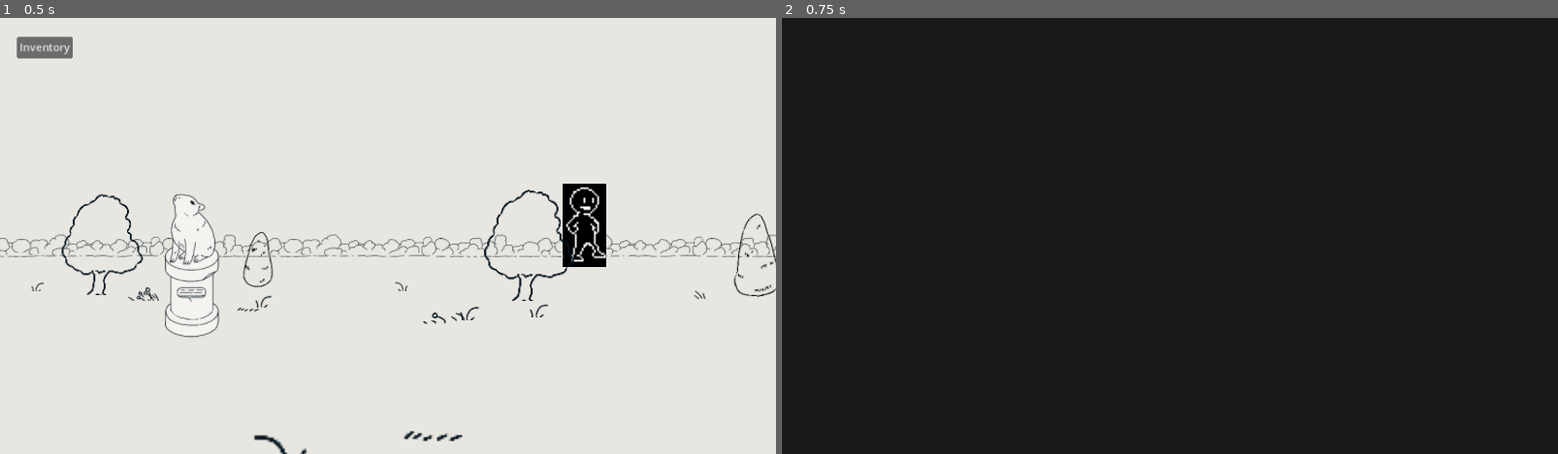
Above: before the commit, frames 1-2 (left to right).
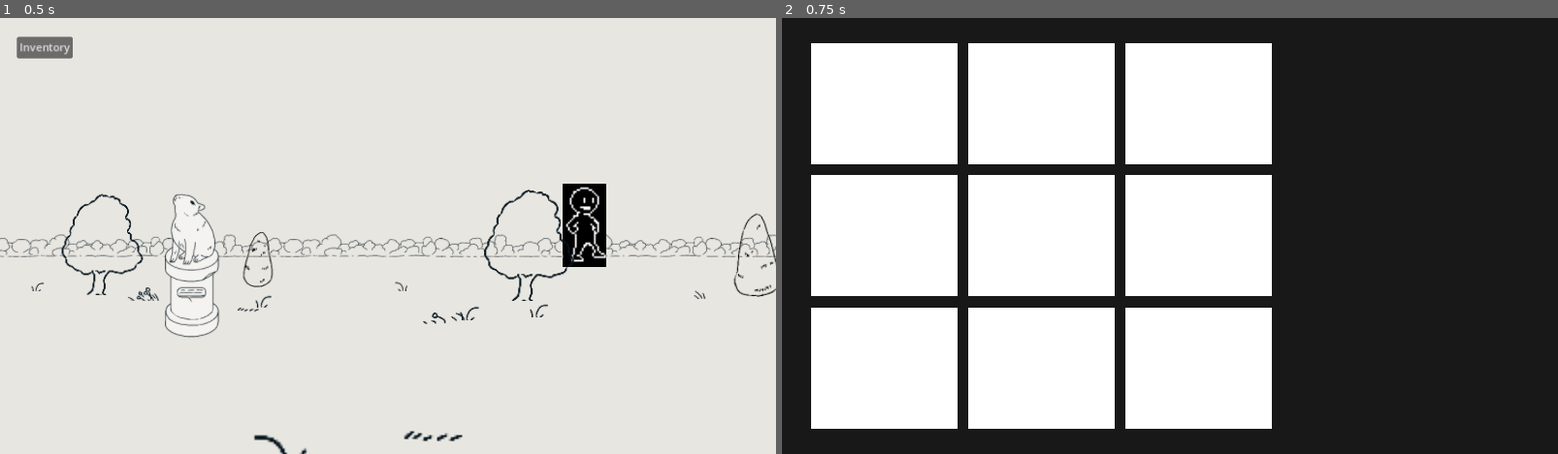
Above: after the commit, the same moments.

Repository: CharlExMachina/Its-a-secret-to-everyone
Game: Godot game, scene res://src/environments/explorable_zone.tscn
The game is run twice, just before and just after one commit, with the same random seed, the same clock (stepped at 60 frames per second) and the same inputs.
Inputs:
- Up to frame 1 (0.5 s): no input
- Up to frame 2 (0.75 s): click "Inventory" at 0.5 s

Frame 1 is identical in both runs. In frame 2, 47% of the frame differs, in the area x 3-64%, y 5-95%.

Commit message:
Player items now show up in the inventory menu

Diff:
--- a/secret-to-everyone/src/entities/player/player.gd
+++ b/secret-to-everyone/src/entities/player/player.gd
@@ -89,4 +89,7 @@
 func _on_player_ui_on_inventory_opened() -> void:
 	freeze()
 	var menu_instance = inventory_menu.instantiate()
+
+	menu_instance.items = $PlayerInventory.items
+
 	add_child(menu_instance)
--- /dev/null
+++ b/secret-to-everyone/src/entities/ui/inventory_menu/inventory_menu.gd
@@ -0,0 +1,14 @@
+extends Control
+
+@onready var item_slots = $GridContainer.get_children()
+
+var items: Array[InventoryItem]
+
+func _ready() -> void:
+	var index := 0
+
+	for item in items:
+		var icon = item.item_sprite
+		var item_slot = item_slots[index]
+		item_slot.icon = icon
+		index += 1
--- a/secret-to-everyone/src/entities/ui/inventory_menu/inventory_menu.tscn
+++ b/secret-to-everyone/src/entities/ui/inventory_menu/inventory_menu.tscn
@@ -1,4 +1,7 @@
-[gd_scene load_steps=2 format=3 uid="uid://b1h41tmqbvrh"]
+[gd_scene load_steps=4 format=3 uid="uid://b1h41tmqbvrh"]
+
+[ext_resource type="Script" path="res://src/entities/ui/inventory_menu/inventory_menu.gd" id="1_6xed0"]
+[ext_resource type="PackedScene" uid="uid://dh14mp3y3o1pj" path="res://src/entities/ui/inventory_menu/inventory_menu_item_slot/inventory_menu_item_slot.tscn" id="2_fc3t2"]
 
 [sub_resource type="StyleBoxFlat" id="StyleBoxFlat_ksspg"]
 bg_color = Color(0.0943726, 0.0943726, 0.0943726, 1)
@@ -10,6 +13,7 @@
 anchor_bottom = 1.0
 grow_horizontal = 2
 grow_vertical = 2
+script = ExtResource("1_6xed0")
 
 [node name="Panel" type="Panel" parent="."]
 layout_mode = 1
@@ -19,3 +23,47 @@
 grow_horizontal = 2
 grow_vertical = 2
 theme_override_styles/panel = SubResource("StyleBoxFlat_ksspg")
+
+[node name="GridContainer" type="GridContainer" parent="."]
+layout_mode = 1
+anchors_preset = 8
+anchor_left = 0.5
+anchor_top = 0.5
+anchor_right = 0.5
+anchor_bottom = 0.5
+offset_left = -533.0
+offset_top = -287.0
+offset_right = 151.0
+offset_bottom = 286.0
+grow_horizontal = 2
+grow_vertical = 2
+theme_override_constants/h_separation = 16
+theme_override_constants/v_separation = 16
+columns = 3
+
+[node name="InventoryMenuItemSlot1" parent="GridContainer" instance=ExtResource("2_fc3t2")]
+layout_mode = 2
+
+[node name="InventoryMenuItemSlot2" parent="GridContainer" instance=ExtResource("2_fc3t2")]
+layout_mode = 2
+
+[node name="InventoryMenuItemSlot3" parent="GridContainer" instance=ExtResource("2_fc3t2")]
+layout_mode = 2
+
+[node name="InventoryMenuItemSlot4" parent="GridContainer" instance=ExtResource("2_fc3t2")]
+layout_mode = 2
+
+[node name="InventoryMenuItemSlot5" parent="GridContainer" instance=ExtResource("2_fc3t2")]
+layout_mode = 2
+
+[node name="InventoryMenuItemSlot6" parent="GridContainer" instance=ExtResource("2_fc3t2")]
+layout_mode = 2
+
+[node name="InventoryMenuItemSlot7" parent="GridContainer" instance=ExtResource("2_fc3t2")]
+layout_mode = 2
+
+[node name="InventoryMenuItemSlot8" parent="GridContainer" instance=ExtResource("2_fc3t2")]
+layout_mode = 2
+
+[node name="InventoryMenuItemSlot9" parent="GridContainer" instance=ExtResource("2_fc3t2")]
+layout_mode = 2
--- /dev/null
+++ b/secret-to-everyone/src/entities/ui/inventory_menu/inventory_menu_item_slot/inventory_menu_item_slot.gd
@@ -0,0 +1,6 @@
+extends TextureRect
+
+var icon: Texture2D:
+	set(value):
+		icon = value
+		$ItemIcon.texture = value
--- /dev/null
+++ b/secret-to-everyone/src/entities/ui/inventory_menu/inventory_menu_item_slot/inventory_menu_item_slot.tscn
@@ -0,0 +1,21 @@
+[gd_scene load_steps=3 format=3 uid="uid://dh14mp3y3o1pj"]
+
+[ext_resource type="Script" path="res://src/entities/ui/inventory_menu/inventory_menu_item_slot/inventory_menu_item_slot.gd" id="1_xnxrg"]
+
+[sub_resource type="CanvasTexture" id="CanvasTexture_jm28i"]
+
+[node name="InventoryMenuItemSlot" type="TextureRect"]
+size_flags_horizontal = 3
+size_flags_vertical = 3
+texture = SubResource("CanvasTexture_jm28i")
+script = ExtResource("1_xnxrg")
+
+[node name="ItemIcon" type="TextureRect" parent="."]
+layout_mode = 1
+anchors_preset = 15
+anchor_right = 1.0
+anchor_bottom = 1.0
+grow_horizontal = 2
+grow_vertical = 2
+expand_mode = 1
+stretch_mode = 5
